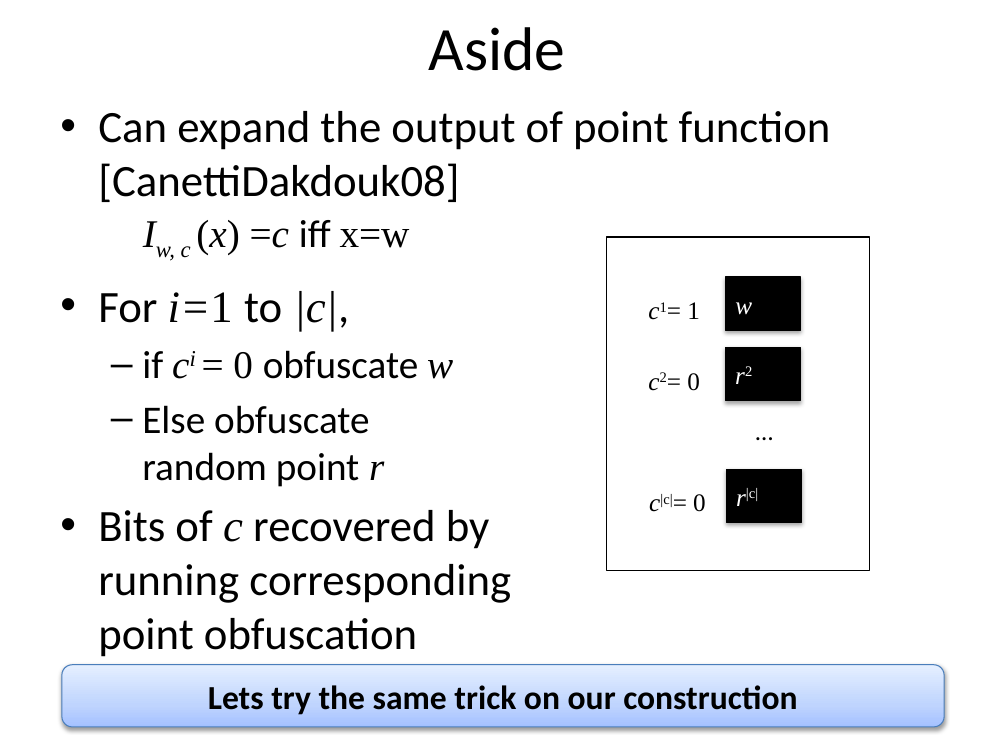
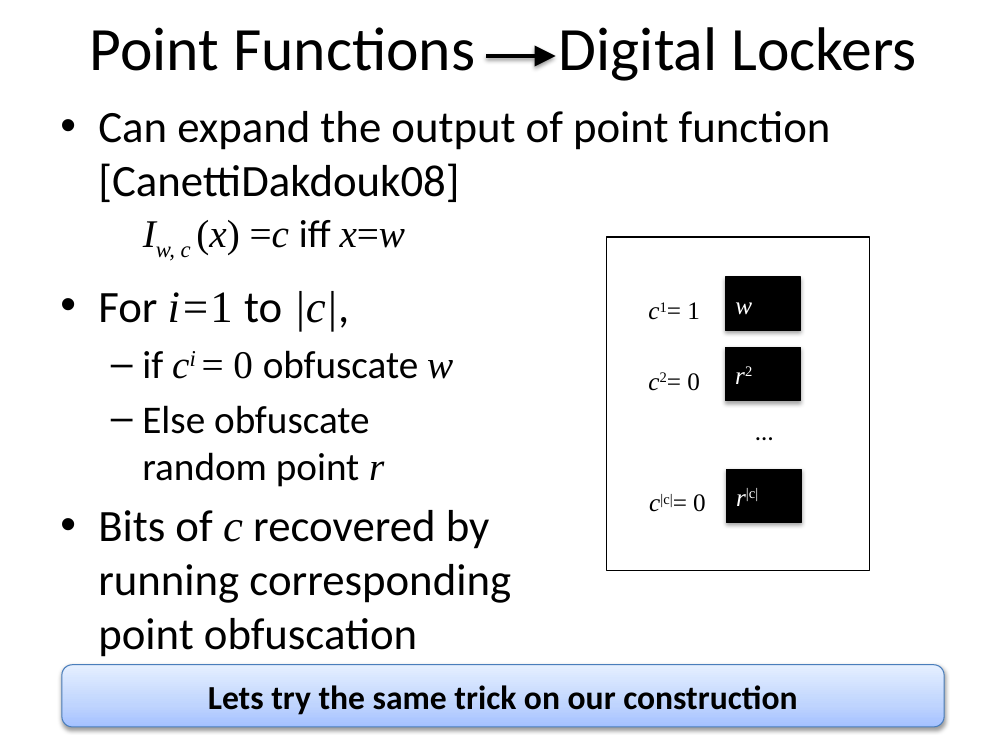
Before and after one commit to xianruimeng/comp-fuzzy-ext, a slide deck: slide 16 of constantRate/KeyDerivationWithNegativeUsable.pptx. Drawn at 1008x756 pixels with LibreOffice and Linux fonts; fonts in the diff are those of the drawing. Boxes give left, top, right and bottom in pixels: in the first picture for what was removed or moved away, otherwise in the second. Text is boxed around its words. In the diff, an @@ line names an element or a change of style, - is before the commit and + after.

```diff
--- a/constantRate/KeyDerivationWithNegativeUsable.pptx
+++ b/constantRate/KeyDerivationWithNegativeUsable.pptx
@@ title at (x1=90, y1=27, x2=917, y2=81): text changed @@
-Aside
+Point Functions Digital Lockers
@@ arrow added from (486, 56) to (555, 56), #000000 3 pt @@
@@ text "Iw, c (x) =c iff ..." at (x1=181, y1=220, x2=406, y2=258): italic on in "x=w" @@
```
Also in this commit, not shown: 21 other slides changed, 3 slides added.
